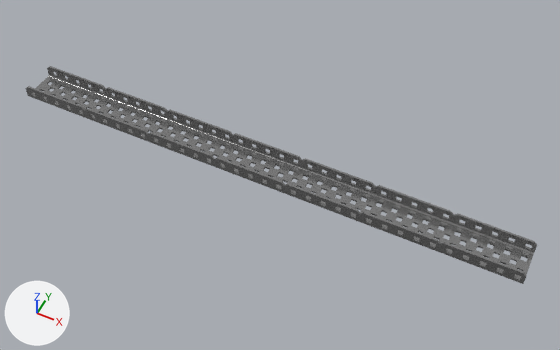
Two versions of the Blender file sdk/sim_vexv5/media/Models/Creation/Aluminum/1_by_2_parametric.blend, one commit apart.
The view is the same before and after, from a camera (50 mm lens) standing at (0.429, -0.374, 0.468) and looking at (0.241, 0.001, 0.0). Every picture has the same lights, and +X, +Y and +Z are marked at lower left.

Objects in the first picture: 'Base'.
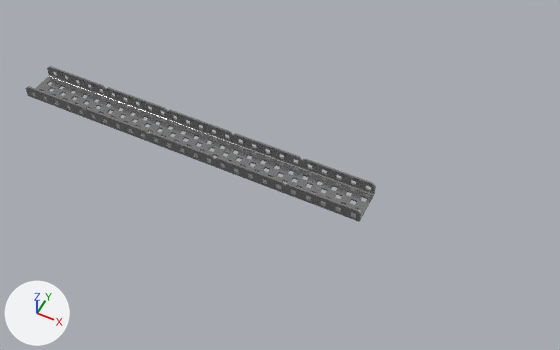
ob_sideholes is not drawn itself; it is used by a modifier of ob_base.
ob_bottomholes_001 is not drawn itself; it is used by a modifier of ob_base.
ob_bottomholes is not drawn itself; it is used by a modifier of ob_base.
ob_bottomholes_center is not drawn itself; it is used by a modifier of ob_base.

Location of each change, [x1, y1, x2, y2] in pixels of the pictures (560 x 350 px):
'Base', modifiers changed (31% narrower, 28% shorter): before [26, 66, 537, 284]; after [26, 66, 376, 222]

Edits to the bpy script that builds the scene:
```text
Change ob_base:
    where _m = ob_base.modifiers.new('Array', 'ARRAY')
    _m.count: 7 -> 5
Change ob_sideholes:
    where _m = ob_sideholes.modifiers.new('Array', 'ARRAY')
    _m.count: 35 -> 25
Change ob_bottomholes_001:
    where _m = ob_bottomholes_001.modifiers.new('Array', 'ARRAY')
    _m.count: 35 -> 25
Change ob_bottomholes:
    where _m = ob_bottomholes.modifiers.new('Array', 'ARRAY')
    _m.count: 35 -> 25
Change ob_bottomholes_center:
    where _m = ob_bottomholes_center.modifiers.new('Array', 'ARRAY')
    _m.count: 34 -> 24
```
